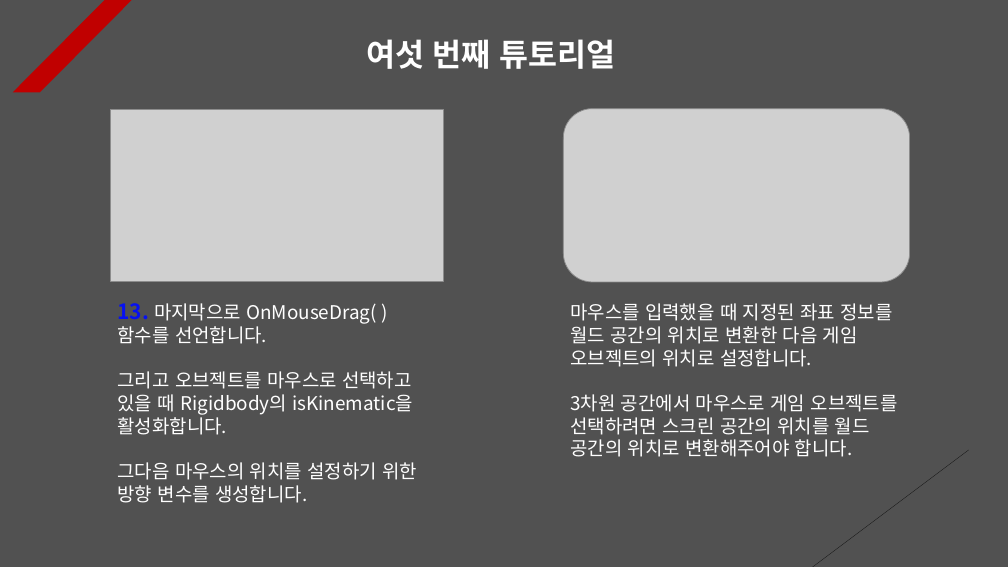
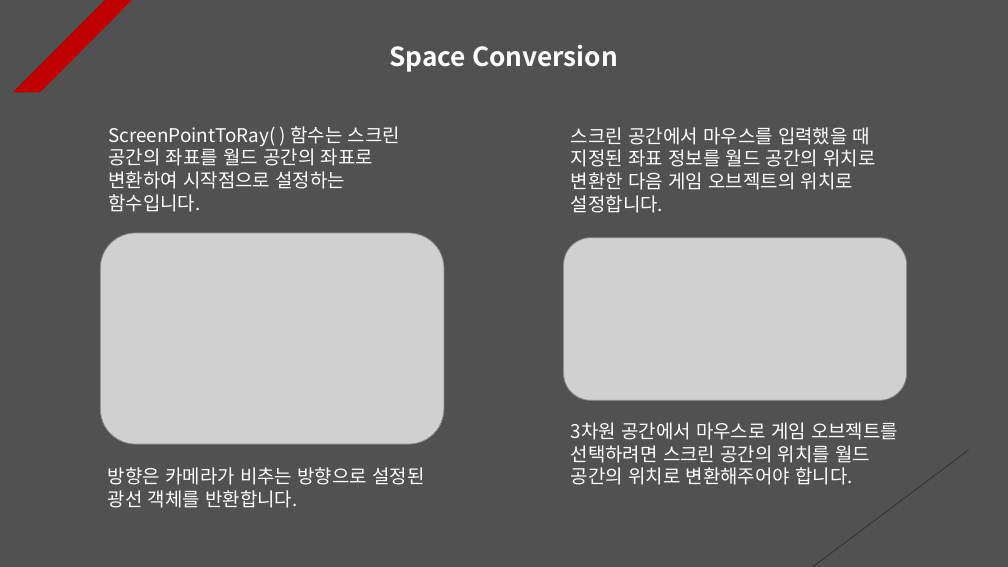
Before and after one commit to Unity2033/3D-UnityEngine, a slide deck: slide 8 of Assets/Class/Mouse Function/PPT Data/Mouse Example.pptx (slide 7 before the commit). Drawn at 1008x567 pixels with LibreOffice and Linux fonts; fonts in the diff are those of the drawing; grey boxes stand for pictures. Boxes give left, top, right and bottom in pixels: in the first picture for what was removed or moved away, otherwise in the second. Text is boxed around its words. In the diff, an @@ line names an element or a change of style, - is before the commit and + after.

```diff
--- a/Assets/Class/Mouse Function/PPT Data/Mouse Example.pptx
+++ b/Assets/Class/Mouse Function/PPT Data/Mouse Example.pptx
@@ text removed at bbox=[366, 39, 616, 69] @@
-여섯 번째 튜토리얼
@@ text added at bbox=[390, 45, 618, 72], 25 pt, text #FFFFFF, bold @@
+Space Conversion
@@ picture removed at bbox=[110, 110, 444, 281] @@
@@ text added at bbox=[108, 126, 400, 212], 18 pt, text #FFFFFF @@
+ScreenPointToRay( ) 함수는 스크린 공간의 좌표를 월드 공간의 좌표로 변환하여 시작점으로 설정하는 함수입니다.
@@ text added at bbox=[571, 127, 875, 213], 18 pt, text #FFFFFF @@
+스크린 공간에서 마우스를 입력했을 때 지정된 좌표 정보를 월드 공간의 위치로 변환한 다음 게임 오브젝트의 위치로 설정합니다.
@@ picture added at bbox=[101, 233, 445, 444] @@
@@ picture: place and size @@
-picture at bbox=[563, 109, 910, 282]
+picture at bbox=[563, 238, 907, 401]
@@ text removed at bbox=[118, 303, 417, 503] @@
-13. 마지막으로 OnMouseDrag( ) 함수를 선언합니다.
-그리고 오브젝트를 마우스로 선택하고 있을 때 Rigidbody의 isKinematic을 활성화합니다.
-그다음 마우스의 위치를 설정하기 위한 방향 변수를 생성합니다.
@@ text at bbox=[570, 303, 892, 367]: paragraph removed @@
-마우스를 입력했을 때 지정된 좌표 정보를 월드 공간의 위치로 변환한 다음 게임 오브젝트의 위치로 설정합니다.
@@ text "3차원 공간에서 마우스로 게임 오브젝트를 ...": place and size @@
-text "3차원 공간에서 마우스로 게임 오브젝트를 ..." at bbox=[570, 303, 898, 457]
+text "3차원 공간에서 마우스로 게임 오브젝트를 ..." at bbox=[571, 422, 898, 485]
@@ text added at bbox=[108, 467, 424, 508], 18 pt, text #FFFFFF @@
+방향은 카메라가 비추는 방향으로 설정된 광선 객체를 반환합니다.
```
Also in this commit, not shown: 2 other slides changed, 1 slide added, 1 slide removed, 48 other files.
